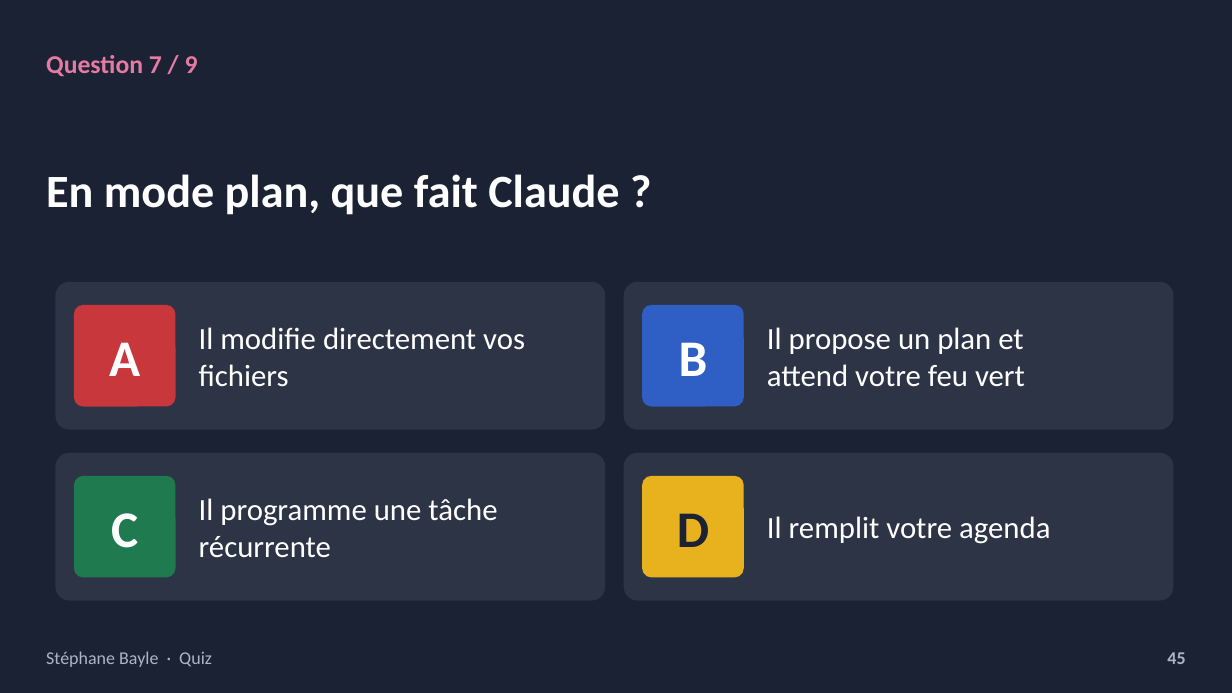
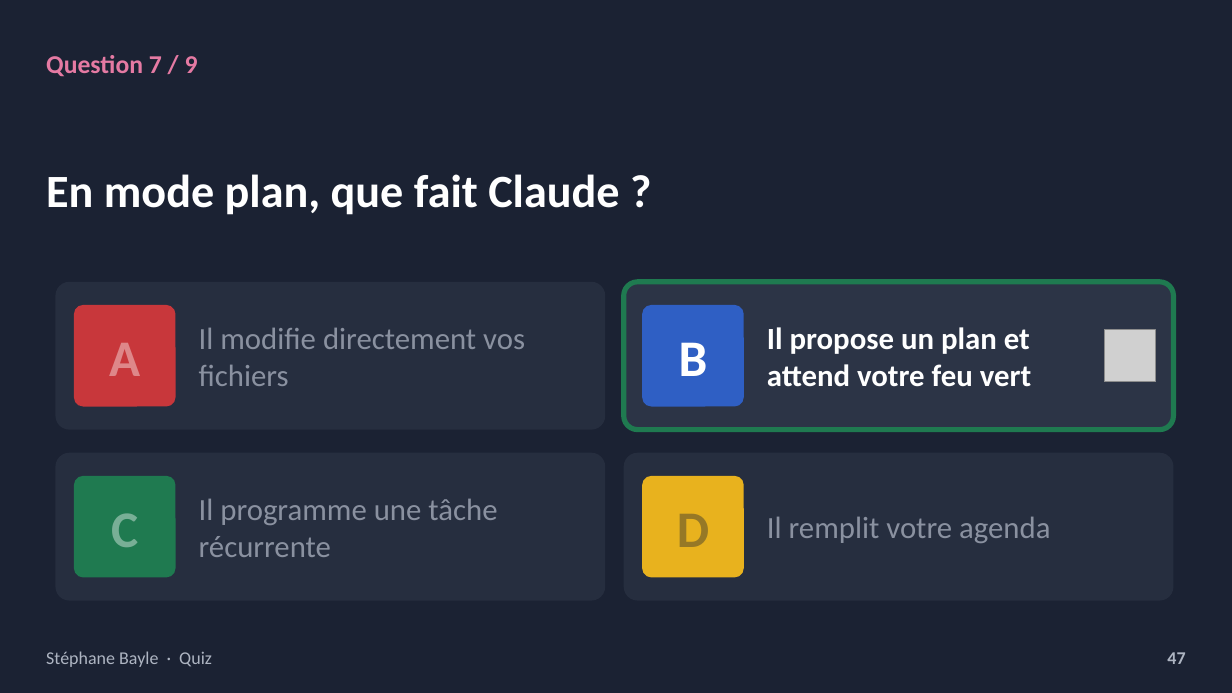
Before and after one commit to StephaneBayle/creer-une-skill-claude, a slide deck: slide 47 of skills-claude-presentation.pptx (slide 45 before the commit). Drawn at 1232x693 pixels with LibreOffice and Linux fonts; fonts in the diff are those of the drawing; grey boxes stand for pictures. Boxes give left, top, right and bottom in pixels: in the first picture for what was removed or moved away, otherwise in the second. Text is boxed around its words. In the diff, an @@ line names an element or a change of style, - is before the commit and + after.

```diff
--- a/skills-claude-presentation.pptx
+++ b/skills-claude-presentation.pptx
@@ rounded rectangle at box(624, 282, 1174, 430): outline none to #1F7A50 4 pt @@
@@ text "Il propose un plan et ..." at box(767, 327, 1031, 387): bold on @@
@@ text "A" at box(109, 343, 140, 376): text colour #FFFFFF to #FFFFFF at 40% opacity @@
@@ picture added at box(1104, 330, 1156, 382) @@
@@ text "C" at box(111, 513, 138, 547): text colour #FFFFFF to #FFFFFF at 40% opacity @@
@@ fill #2C3446 to #262E3F in 3 elements at box(55, 282, 605, 430), box(55, 453, 605, 601), box(624, 453, 1174, 601) @@
@@ text "D" at box(677, 514, 709, 547): text colour #1B2233 to #1B2233 at 40% opacity @@
@@ text colour #FFFFFF to #8A91A0 in 3 elements at box(199, 328, 525, 386), box(199, 499, 497, 557), box(767, 517, 1050, 543) @@
@@ text at box(1167, 652, 1185, 664): text changed @@
-45
+47
```
Also in this commit, not shown: 24 other slides changed, 1 slide added, 8 other files.
